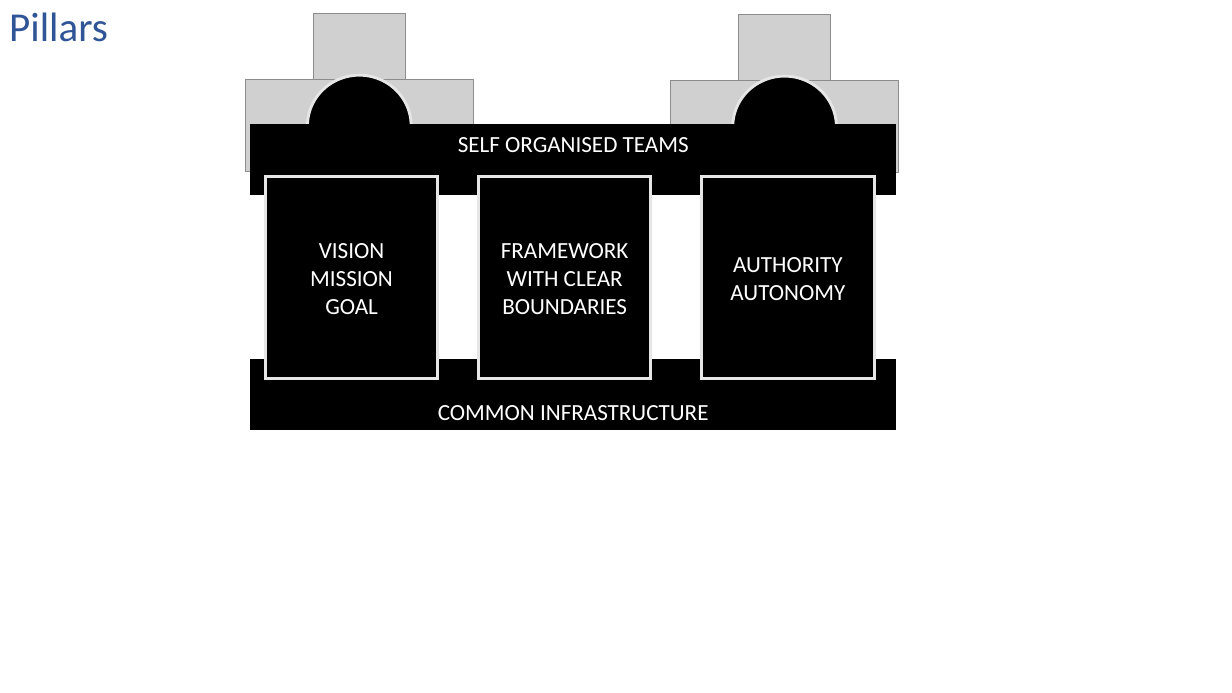
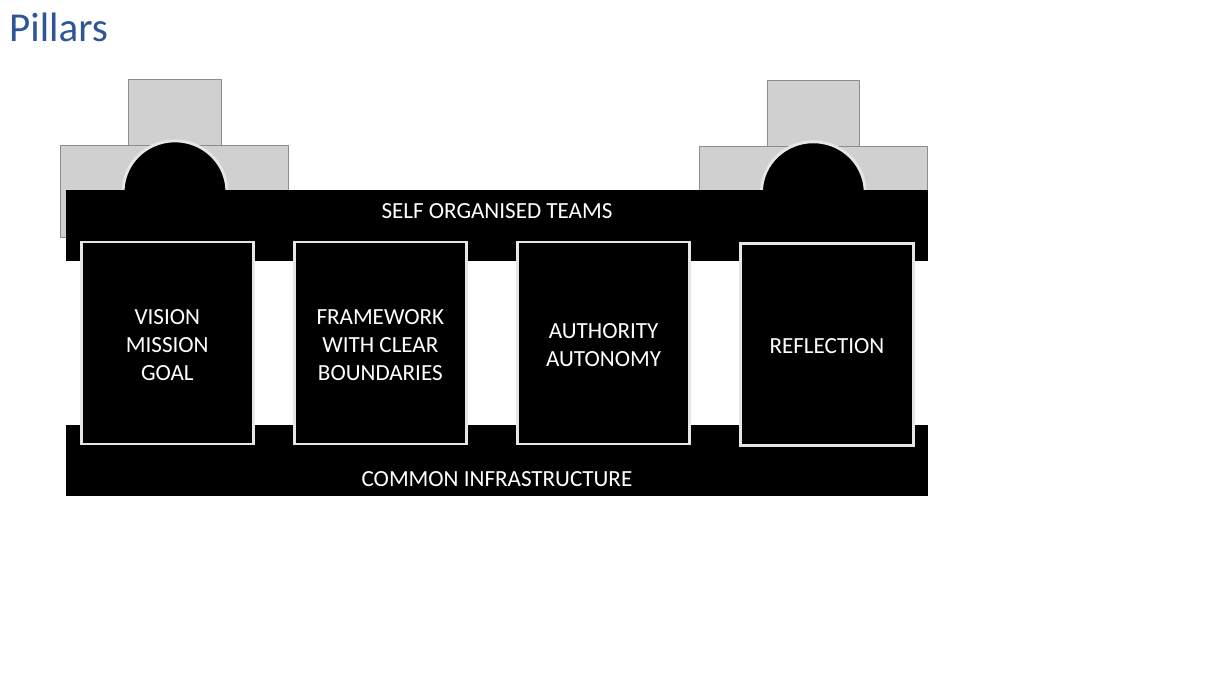
Before and after one commit to ALM-Rangers/Guidance, a slide deck: slide 2 of src/Stories/Story illustrations.pptx. Drawn at 1232x693 pixels with LibreOffice and Linux fonts; fonts in the diff are those of the drawing; grey boxes stand for pictures. Boxes give left, top, right and bottom in pixels: in the first picture for what was removed or moved away, otherwise in the second. Text is boxed around its words. In the diff, an @@ line names an element or a change of style, - is before the commit and + after.

Commit message:
Minor revisions to existing content and start new pillar section

```diff
--- a/src/Stories/Story illustrations.pptx
+++ b/src/Stories/Story illustrations.pptx
@@ 3 pictures, 3 rectangles, 1 ellipse: place and size @@
-3 pictures, 3 rectangles, 1 ellipse at (245, 14, 874, 379)
+3 pictures, 3 rectangles, 1 ellipse at (61, 79, 690, 445)
@@ 3 pictures, 1 ellipse: place and size @@
-3 pictures, 1 ellipse at (670, 15, 898, 177)
+3 pictures, 1 ellipse at (700, 80, 927, 243)
@@ rectangle "SELF ORGANISED TEAMS": place and size @@
-rectangle "SELF ORGANISED TEAMS" at (251, 125, 897, 195)
+rectangle "SELF ORGANISED TEAMS" at (67, 190, 928, 261)
@@ rectangle added at (741, 244, 914, 446), fill #000000, outline #E7E6E6 2.25 pt, 18 pt, text #FFFFFF @@
+REFLECTION
@@ rectangle "COMMON INFRASTRUCTURE": place and size @@
-rectangle "COMMON INFRASTRUCTURE" at (251, 360, 897, 430)
+rectangle "COMMON INFRASTRUCTURE" at (67, 426, 928, 496)
```
Also in this commit, not shown: 2 other files.
